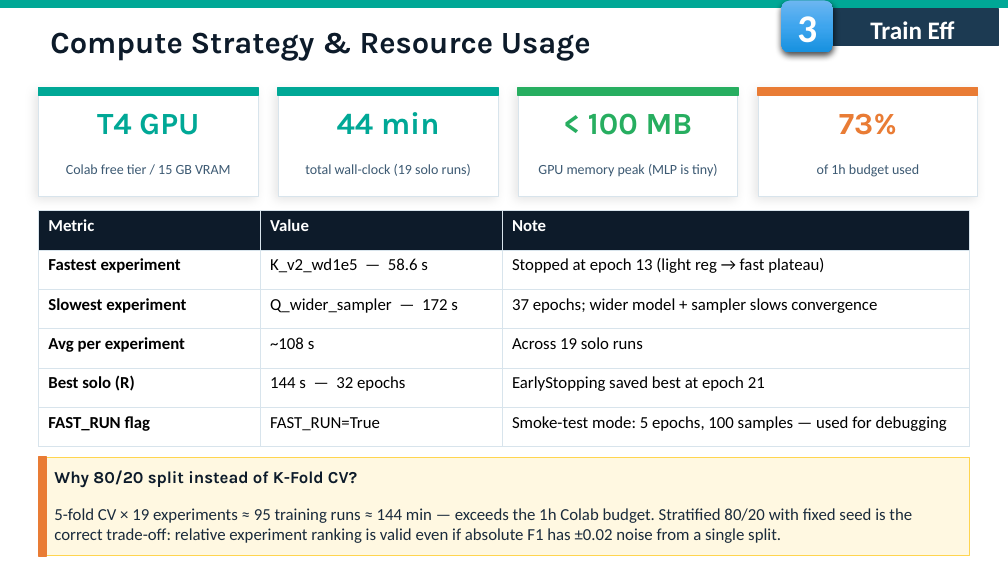
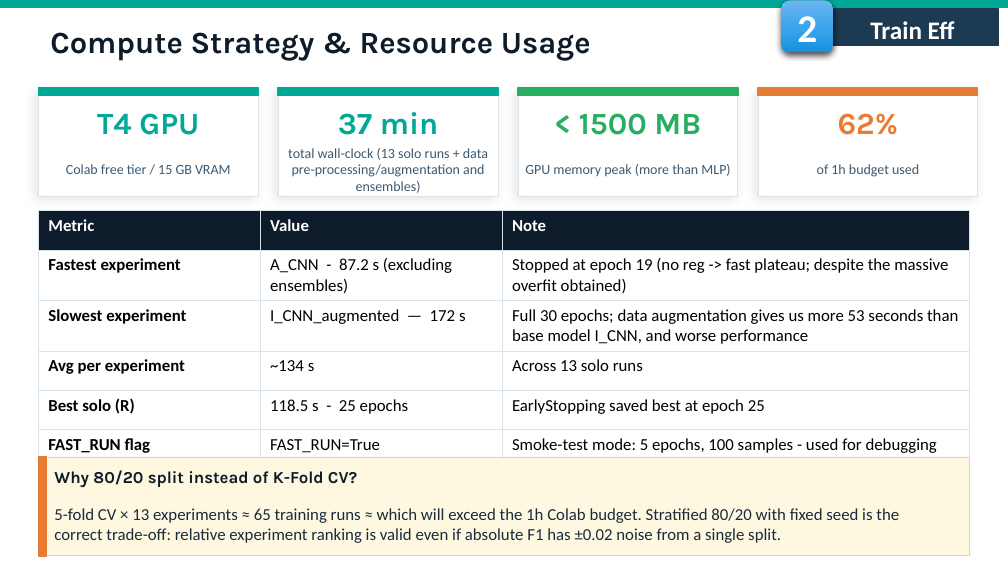
Before and after one commit to fmssilva/DL_Proj, a slide deck: slide 16 of assignment_1/task2/Task2_report.pptx (slide 20 before the commit). Drawn at 1008x567 pixels with LibreOffice and Linux fonts; fonts in the diff are those of the drawing; background and template pictures are left out. Boxes give left, top, right and bottom in pixels: in the first picture for what was removed or moved away, otherwise in the second. Text is boxed around its words. In the diff, an @@ line names an element or a change of style, - is before the commit and + after.

```diff
--- a/assignment_1/task2/Task2_report.pptx
+++ b/assignment_1/task2/Task2_report.pptx
@@ text in rounded rectangle at bbox=[797, 16, 817, 52]: text changed @@
-3
+2
@@ text at bbox=[338, 112, 438, 135]: text changed @@
-44 min
+37 min
@@ text at bbox=[579, 113, 701, 135]: text changed @@
-< 100 MB
+< 1500 MB
@@ text at bbox=[838, 113, 899, 135]: text changed @@
-73%
+62%
@@ text at bbox=[288, 148, 488, 193]: text changed @@
-total wall-clock (19 solo runs)
+total wall-clock (13 solo runs + data pre-processing/augmentation and ensembles)
@@ text at bbox=[525, 164, 730, 176]: text changed @@
-GPU memory peak (MLP is tiny)
+GPU memory peak (more than MLP)
@@ table at bbox=[38, 211, 970, 469] @@
-row 2, column 2: K_v2_wd1e5 — 58.6 s
+row 2, column 2: A_CNN - 87.2 s (excluding ensembles)
-row 2, column 3: Stopped at epoch 13 (light reg → fast plateau)
+row 2, column 3: Stopped at epoch 19 (no reg -> fast plateau; despite the massive overfit obtained)
-row 3, column 2: Q_wider_sampler — 172 s
+row 3, column 2: I_CNN_augmented — 172 s
-row 3, column 3: 37 epochs; wider model + sampler slows convergence
+row 3, column 3: Full 30 epochs; data augmentation gives us more 53 seconds than base model I_CNN, and worse performance
-row 4, column 2: ~108 s
+row 4, column 2: ~134 s
-row 4, column 3: Across 19 solo runs
+row 4, column 3: Across 13 solo runs
-row 5, column 2: 144 s — 32 epochs
+row 5, column 2: 118.5 s - 25 epochs
-row 5, column 3: EarlyStopping saved best at epoch 21
+row 5, column 3: EarlyStopping saved best at epoch 25
-row 6, column 3: Smoke-test mode: 5 epochs, 100 samples — used for debugging
+row 6, column 3: Smoke-test mode: 5 epochs, 100 samples - used for debugging
@@ text at bbox=[54, 508, 899, 543]: text changed @@
-5-fold CV × 19 experiments ≈ 95 training runs ≈ 144 min — exceeds the 1h Colab budget. Stratified 80/20 with fixed seed is the correct trade-off: relative experiment ranking is valid even if absolute F1 has ±0.02 noise from a single split.
+5-fold CV × 13 experiments ≈ 65 training runs ≈ which will exceed the 1h Colab budget. Stratified 80/20 with fixed seed is the correct trade-off: relative experiment ranking is valid even if absolute F1 has ±0.02 noise from a single split.
```
Also in this commit, not shown: 21 other slides changed, 4 slides added, 7 slides removed.
